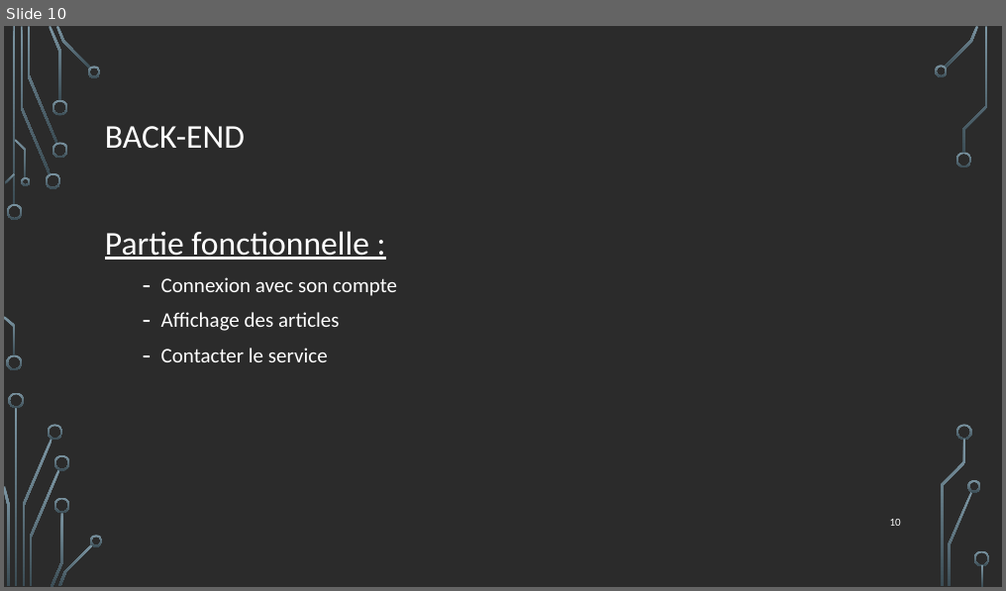
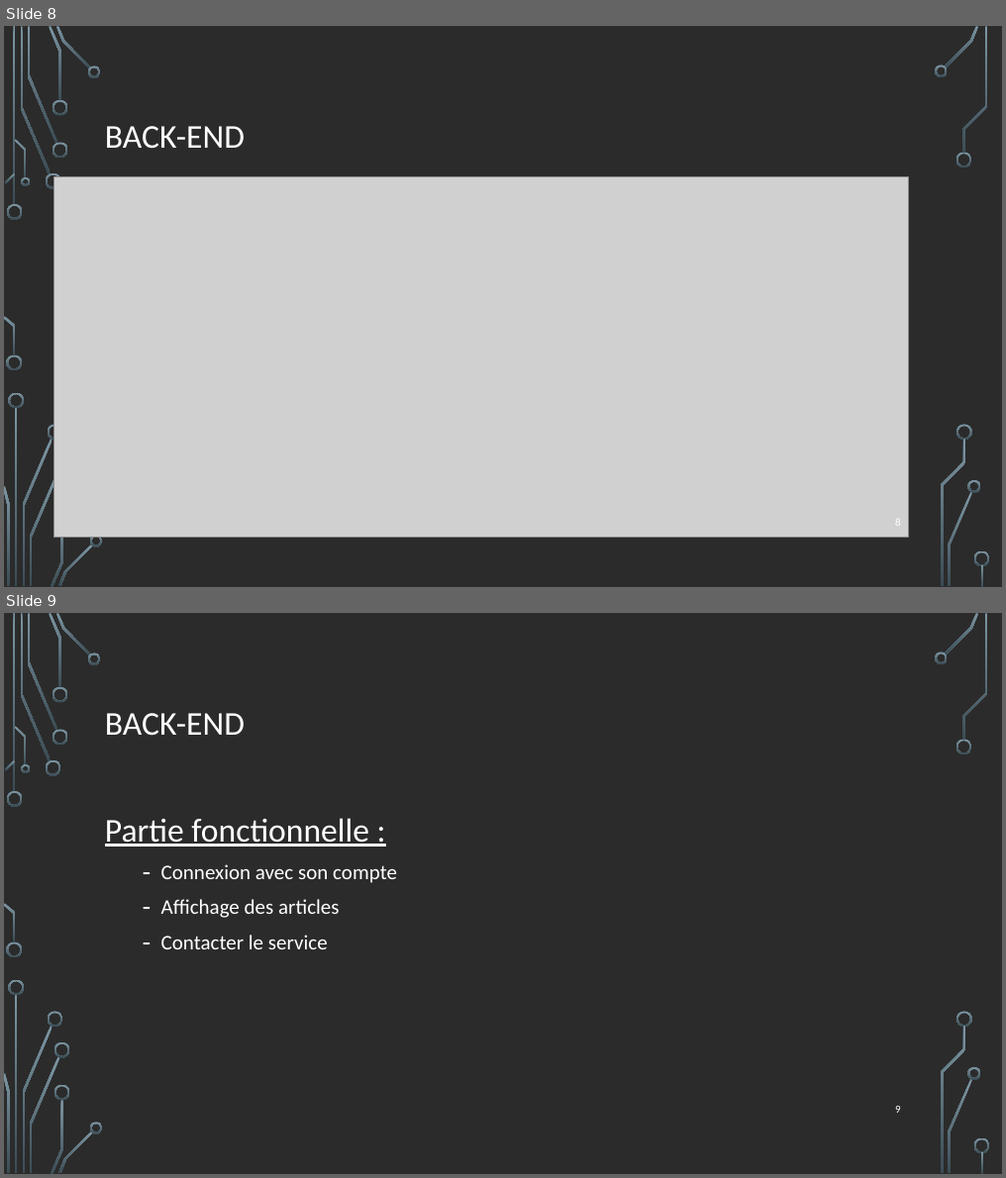
Before and after one commit to SarahGumaa/PPE2, a slide deck: Project-Personnalisé-Encadrée .pptx. Shown one above the other, each under a label of ours: slide 10 before the commit, slides 8 and 9 after it. The pictures are 1006x591 and 1006x1178 pixels, drawn with LibreOffice and Linux fonts; fonts in the diff are those of the drawing; grey boxes stand for pictures; background and template pictures are left out; a plain dark background stands for a picture behind light text. Boxes give left, top, right and bottom in pixels: in the first picture for what was removed or moved away, otherwise in the second. Text is boxed around its words. In the diff, an @@ line names an element or a change of style, - is before the commit and + after.

```diff
--- a/Project-Personnalisé-Encadrée .pptx
+++ b/Project-Personnalisé-Encadrée .pptx
@@ slide 8 added at <box>4,26,1002,587</box>, background picture (left out); not listed: 36 template elements that a slide beside it also shows @@
@@ title added at <box>105,126,245,149</box>, 32 pt, text #FFFFFF @@
+BACK-END
@@ picture added at <box>54,177,908,538</box> @@
@@ page number added at <box>895,523,901,525</box>, 10.5 pt, text #FFFFFF @@
+8
@@ what was slide 10 is now slide 9 @@
@@ page number at <box>895,1106,901,1113</box>: text changed @@
-10
+9
```
Also in this commit, not shown: 4 slides changed.
